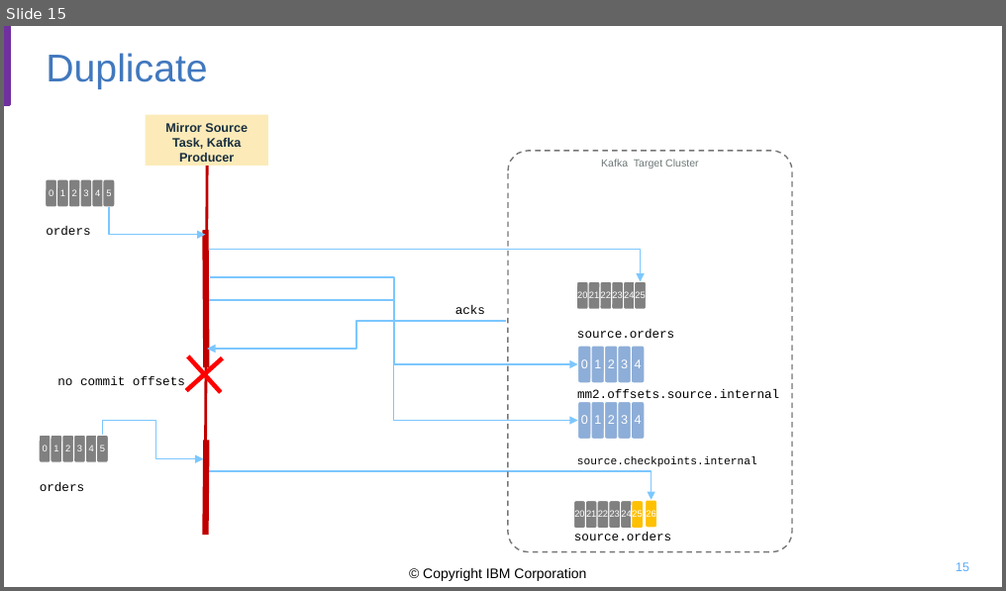
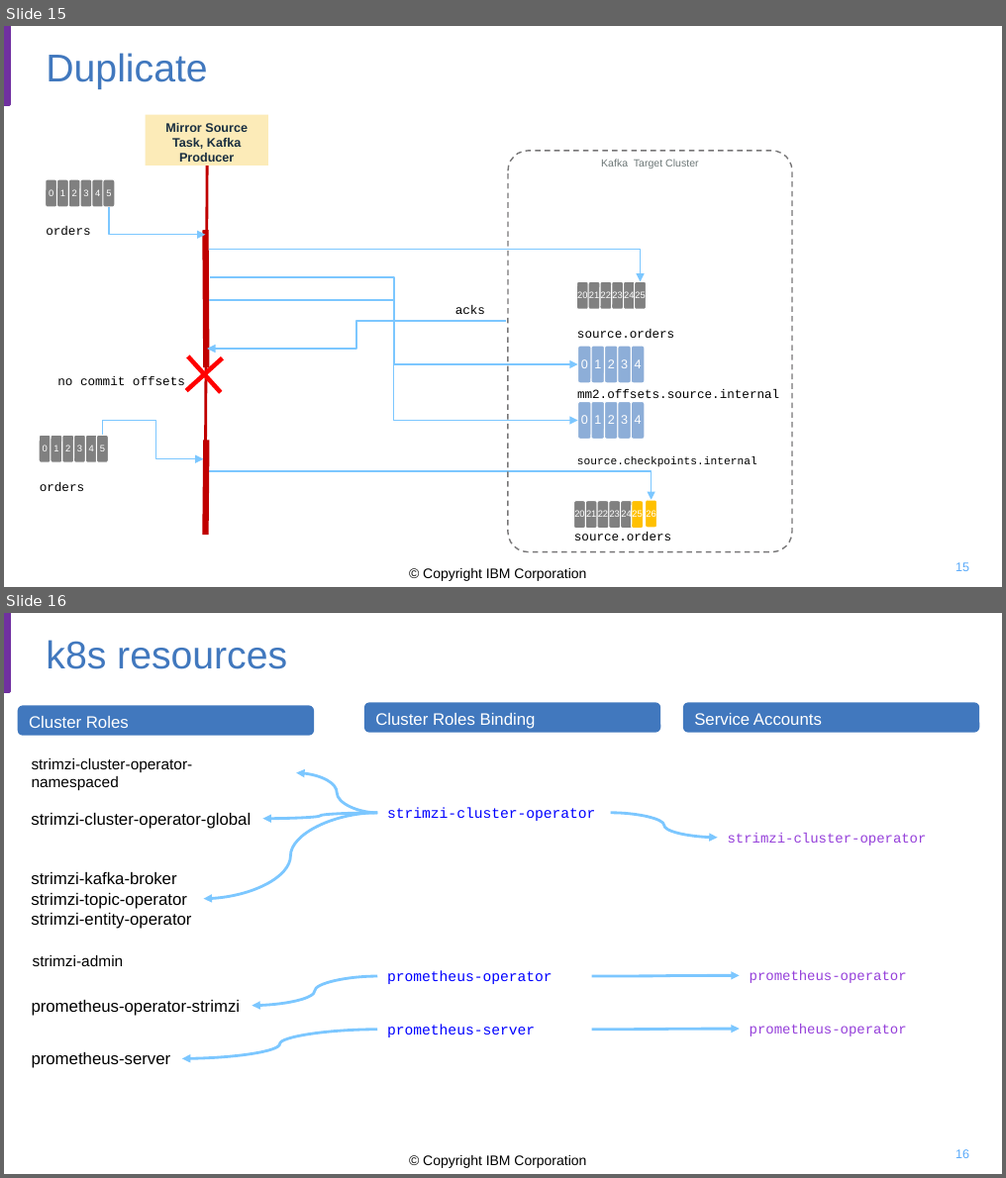
Before and after one commit to jbcodeforce/kp-data-replication, a slide deck: mm2-diagrams.pptx. Shown one above the other, each under a label of ours: slide 15 before the commit, slides 15 and 16 after it. The pictures are 1006x591 and 1006x1178 pixels, drawn with LibreOffice and Linux fonts; fonts in the diff are those of the drawing; background and template pictures are left out. Boxes give left, top, right and bottom in pixels: in the first picture for what was removed or moved away, otherwise in the second. Text is boxed around its words. In the diff, an @@ line names an element or a change of style, - is before the commit and + after.

```diff
--- a/mm2-diagrams.pptx
+++ b/mm2-diagrams.pptx
@@ slide 16 added at box(4, 613, 1002, 1174), background #FFFFFF; not listed: 2 template elements that a slide beside it also shows @@
@@ title added at box(46, 640, 287, 669), 28 pt, text #4178BE @@
+k8s resources
@@ rounded rectangle added at box(18, 706, 314, 736), fill #4178BE, 12 pt, text #FFFFFF @@
+Cluster Roles
@@ rounded rectangle added at box(364, 703, 660, 733), fill #4178BE, 12 pt, text #FFFFFF @@
+Cluster Roles Binding
@@ rounded rectangle added at box(682, 703, 979, 733), fill #4178BE, 12 pt, text #FFFFFF @@
+Service Accounts
@@ text added at box(32, 759, 193, 791), 11 pt, text #000000 @@
+strimzi-cluster-operator-
+namespaced
@@ curved arrow added from (377, 813) to (296, 772), #7CC7FF 2 pt @@
@@ text added at box(31, 813, 251, 829), 12 pt, text #000000 @@
+strimzi-cluster-operator-global
@@ curved arrow added from (377, 813) to (204, 898), #7CC7FF 2 pt @@
@@ curved arrow added from (377, 813) to (262, 819), #7CC7FF 2 pt @@
@@ text added at box(387, 807, 595, 821), 10.5 pt, text #0000FF @@
+strimzi-cluster-operator
@@ curved arrow added from (611, 813) to (718, 838), #7CC7FF 2 pt @@
@@ text added at box(728, 833, 927, 846), 10 pt, text #953FDA @@
+strimzi-cluster-operator
@@ text added at box(31, 872, 191, 929), 12 pt, text #000000 @@
+strimzi-kafka-broker
+strimzi-topic-operator
+strimzi-entity-operator
@@ text added at box(33, 956, 124, 966), 11 pt, text #000000 @@
+strimzi-admin
@@ curved arrow added from (377, 976) to (252, 1006), #7CC7FF 2 pt @@
@@ text added at box(387, 970, 552, 984), 10.5 pt, text #0000FF @@
+prometheus-operator
@@ curved arrow added from (592, 976) to (740, 976), #7CC7FF 2 pt @@
@@ text added at box(749, 970, 907, 983), 10 pt, text #953FDA @@
+prometheus-operator
@@ text added at box(32, 1000, 241, 1016), 12 pt, text #000000 @@
+prometheus-operator-strimzi
@@ text added at box(387, 1024, 535, 1038), 10.5 pt, text #0000FF @@
+prometheus-server
@@ text added at box(749, 1024, 907, 1037), 10 pt, text #953FDA @@
+prometheus-operator
@@ text added at box(32, 1053, 171, 1068), 12 pt, text #000000 @@
+prometheus-server
@@ curved arrow added from (377, 1029) to (181, 1059), #7CC7FF 2 pt @@
@@ curved arrow added from (592, 1029) to (740, 1029), #7CC7FF 2 pt @@
@@ page number added at box(955, 1150, 969, 1158), 9 pt, text #5AAAFA @@
+16
```
Also in this commit, not shown: 1 slide changed, 6 other files.
